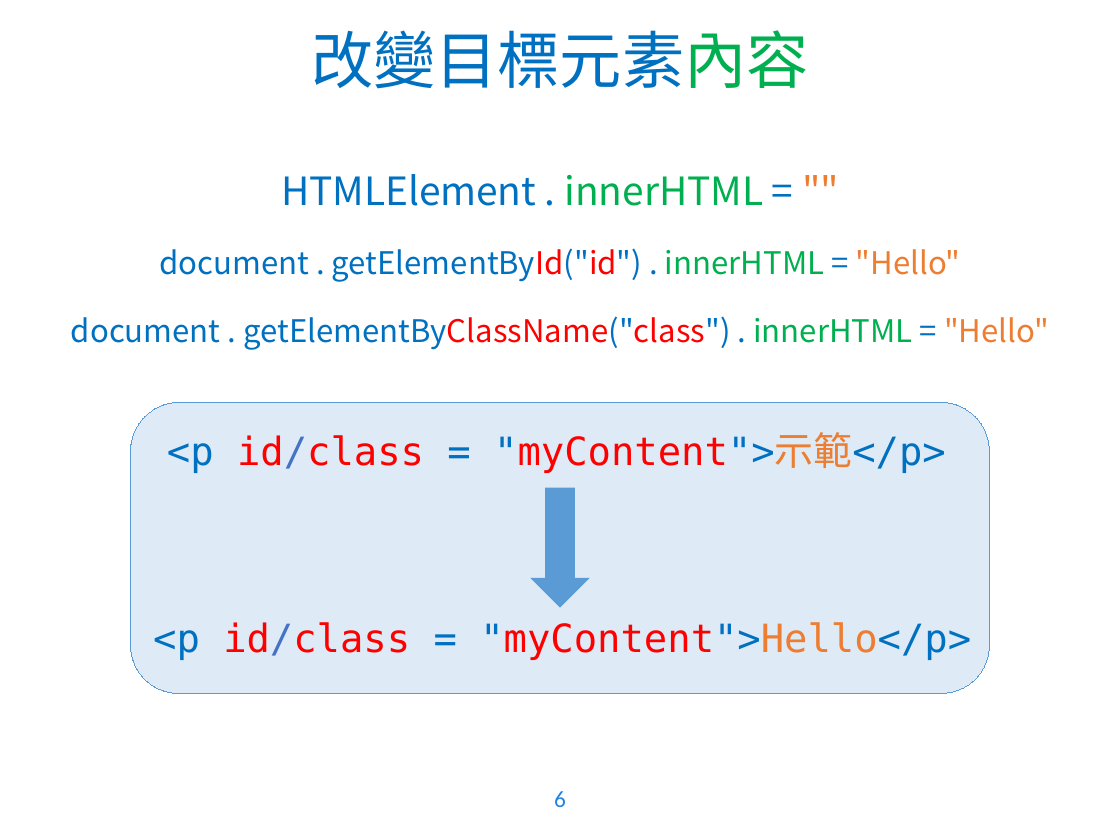
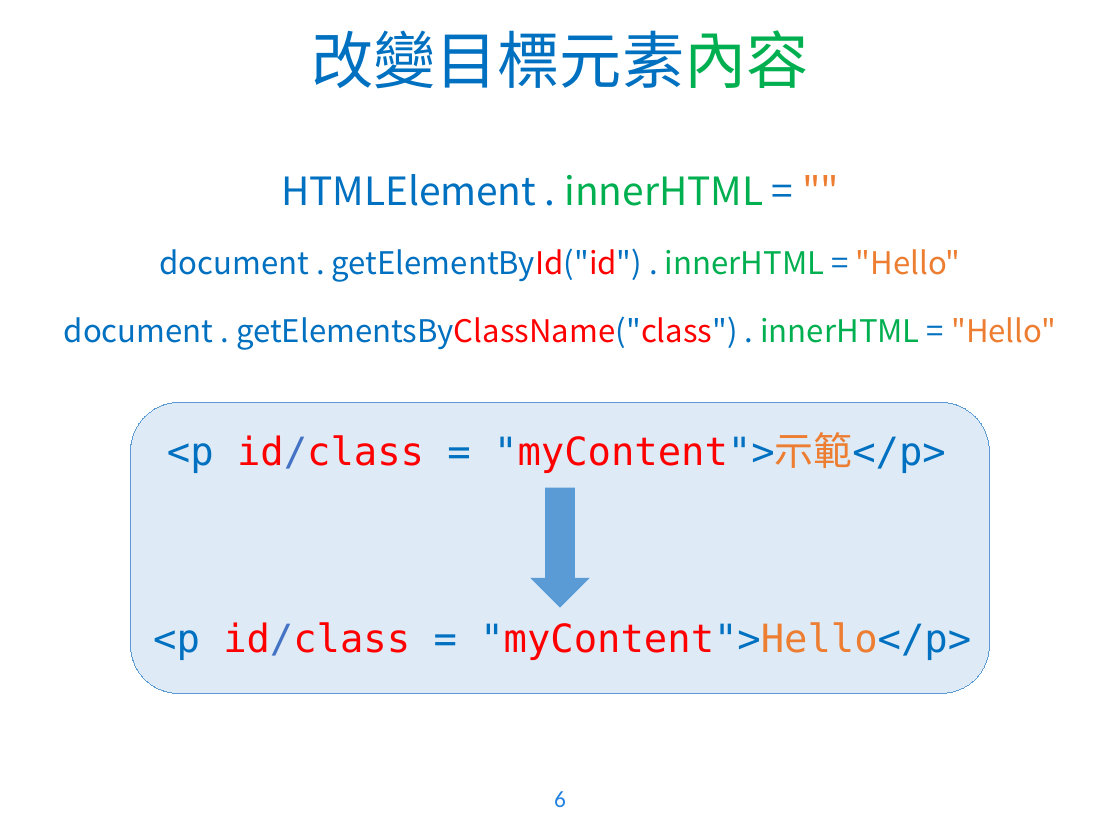
Before and after one commit to WaRTanKE7/WebClubData, a slide deck: slide 6 of 教學簡報/JavaScript - 2.pptx. Drawn at 1120x840 pixels with LibreOffice and Linux fonts; fonts in the diff are those of the drawing; background and template pictures are left out. Boxes give left, top, right and bottom in pixels: in the first picture for what was removed or moved away, otherwise in the second. Text is boxed around its words. In the diff, an @@ line names an element or a change of style, - is before the commit and + after.

```diff
--- a/教學簡報/JavaScript - 2.pptx
+++ b/教學簡報/JavaScript - 2.pptx
@@ text at box(64, 316, 1056, 350): text changed @@
-document . getElementByClassName("class") . innerHTML = "Hello"
+document . getElementsByClassName("class") . innerHTML = "Hello"
```
Also in this commit, not shown: 1 other slide changed.
